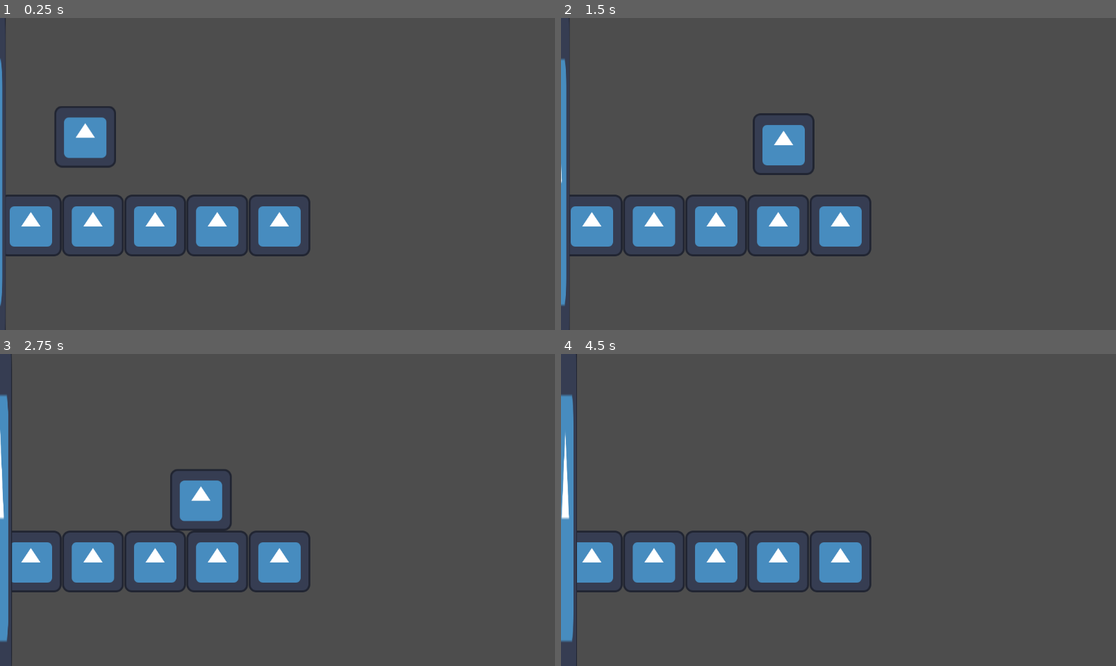
Above: before the commit, frames 1-4 (two rows, left to right).
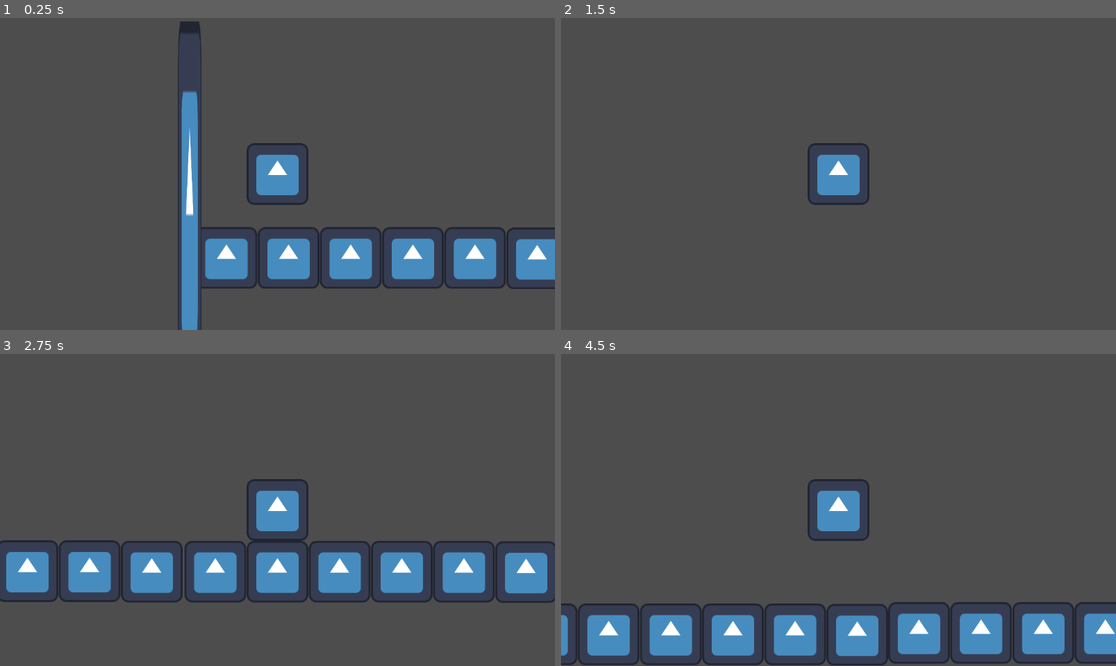
Above: after the commit, the same moments.

Repository: Talen400/42-gd-jam
Game: Godot game, scene res://scenes/world.tscn
Same seed, same stepped clock (60 frames per second), same inputs: the game is played once before the commit and once after it. The engine's default icon, where the game draws it, is replaced by a stand-in: a white triangle on a blue panel in a dark square.
Inputs:
- Up to frame 1 (0.25 s): no input
- Up to frame 2 (1.5 s): hold D (right) from 0.53 s (still down); tap Space (jump) at 0.77 s
- Up to frame 3 (2.75 s): tap Space (jump) at 1.52 s; release D (right) at 2.03 s; hold A (left) from 2.03 s (still down)
- Up to frame 4 (4.5 s): release A (left) at 2.78 s; hold D (right) 2.78-4.28 s; tap Space (jump) at 3.02, 3.77 s; hold A (left) from 4.28 s (still down)

The runs differ from the first frame. In frame 1, 18% of the frame differs, in the area x 0-100%, y 0-100%; in frame 2, 9.6%; in frame 3, 14%; in frame 4, 21%.

Commit message:
feat: moviment of camera

Diff:
--- a/scenes/player.tscn
+++ b/scenes/player.tscn
@@ -14,3 +14,5 @@
 
 [node name="Collision" type="CollisionShape2D" parent="." unique_id=1002783087]
 shape = SubResource("RectangleShape2D_g2els")
+
+[node name="Camera2D" type="Camera2D" parent="." unique_id=160644224]
--- a/scenes/world.tscn
+++ b/scenes/world.tscn
@@ -22,6 +22,63 @@
 position = Vector2(580, 431)
 
 [node name="Player" parent="." unique_id=203130167 instance=ExtResource("2_rwgxs")]
-position = Vector2(177, 218)
+position = Vector2(170, 228)
 
 [node name="DeathWall" parent="." unique_id=715483078 instance=ExtResource("3_4wyf3")]
+
+[node name="Flood6" parent="." unique_id=940631469 instance=ExtResource("1_nnsk1")]
+position = Vector2(709, 432)
+
+[node name="Flood7" parent="." unique_id=75394880 instance=ExtResource("1_nnsk1")]
+position = Vector2(841, 432)
+
+[node name="Flood8" parent="." unique_id=1108634585 instance=ExtResource("1_nnsk1")]
+position = Vector2(970, 432)
+
+[node name="Flood9" parent="." unique_id=260724067 instance=ExtResource("1_nnsk1")]
+position = Vector2(1099, 432)
+
+[node name="Flood10" parent="." unique_id=423652303 instance=ExtResource("1_nnsk1")]
+position = Vector2(1228, 432)
+
+[node name="Flood11" parent="." unique_id=939150910 instance=ExtResource("1_nnsk1")]
+position = Vector2(1357, 432)
+
+[node name="Flood12" parent="." unique_id=593990454 instance=ExtResource("1_nnsk1")]
+position = Vector2(1486, 433)
+
+[node name="Flood" parent="Flood12" unique_id=1336830903 instance=ExtResource("1_nnsk1")]
+position = Vector2(128, -2)
+
+[node name="Flood2" parent="Flood12" unique_id=1042772405 instance=ExtResource("1_nnsk1")]
+position = Vector2(257, -2)
+
+[node name="Flood3" parent="Flood12" unique_id=1891520476 instance=ExtResource("1_nnsk1")]
+position = Vector2(386, -2)
+
+[node name="Flood4" parent="Flood12" unique_id=1602907221 instance=ExtResource("1_nnsk1")]
+position = Vector2(515, -2)
+
+[node name="Flood5" parent="Flood12" unique_id=516254801 instance=ExtResource("1_nnsk1")]
+position = Vector2(644, -2)
+
+[node name="Flood6" parent="Flood12" unique_id=59813371 instance=ExtResource("1_nnsk1")]
+position = Vector2(773, -1)
+
+[node name="Flood" parent="Flood12/Flood6" unique_id=1619955446 instance=ExtResource("1_nnsk1")]
+position = Vector2(128, -4)
+
+[node name="Flood2" parent="Flood12/Flood6" unique_id=2120355826 instance=ExtResource("1_nnsk1")]
+position = Vector2(257, -4)
+
+[node name="Flood3" parent="Flood12/Flood6" unique_id=1926118341 instance=ExtResource("1_nnsk1")]
+position = Vector2(386, -4)
+
+[node name="Flood4" parent="Flood12/Flood6" unique_id=1531227927 instance=ExtResource("1_nnsk1")]
+position = Vector2(515, -4)
+
+[node name="Flood5" parent="Flood12/Flood6" unique_id=432792141 instance=ExtResource("1_nnsk1")]
+position = Vector2(644, -4)
+
+[node name="Flood6" parent="Flood12/Flood6" unique_id=636494989 instance=ExtResource("1_nnsk1")]
+position = Vector2(773, -3)
--- a/scripts/player_movement.gd
+++ b/scripts/player_movement.gd
@@ -1,8 +1,8 @@
 extends CharacterBody2D
 
 
-const SPEED = 300.0
-const JUMP_VELOCITY = -400.0
+const SPEED = 1000.0
+const JUMP_VELOCITY = -800.0
 
 func death() -> void:
 	get_tree().reload_current_scene()
